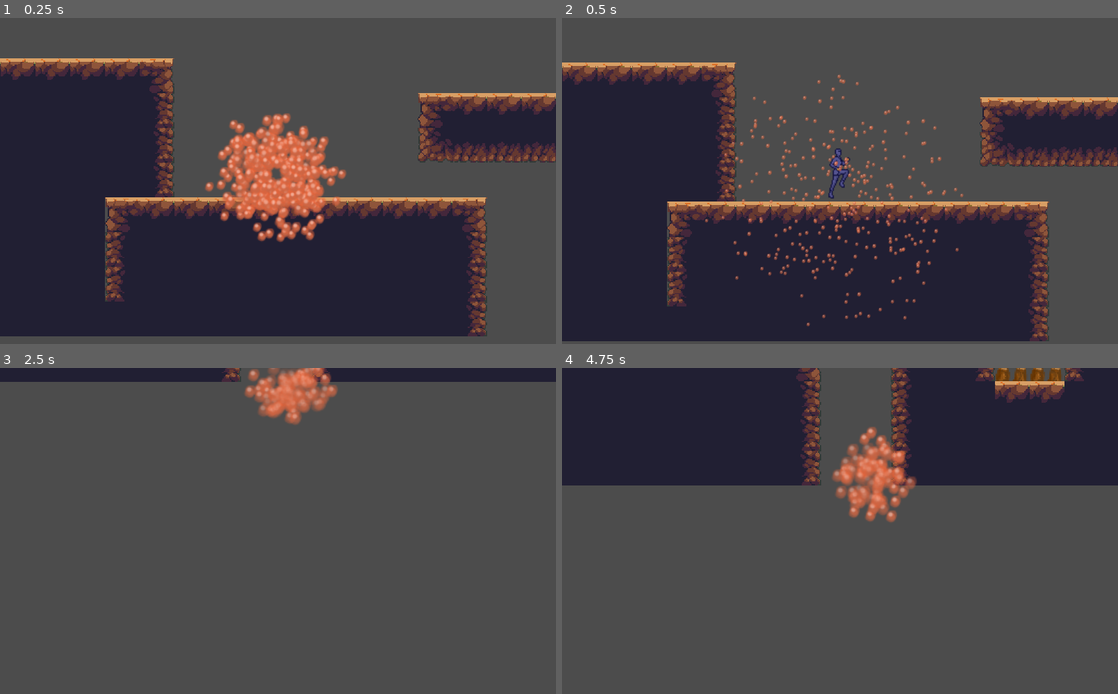
Above: before the commit, frames 1-4 (two rows, left to right).
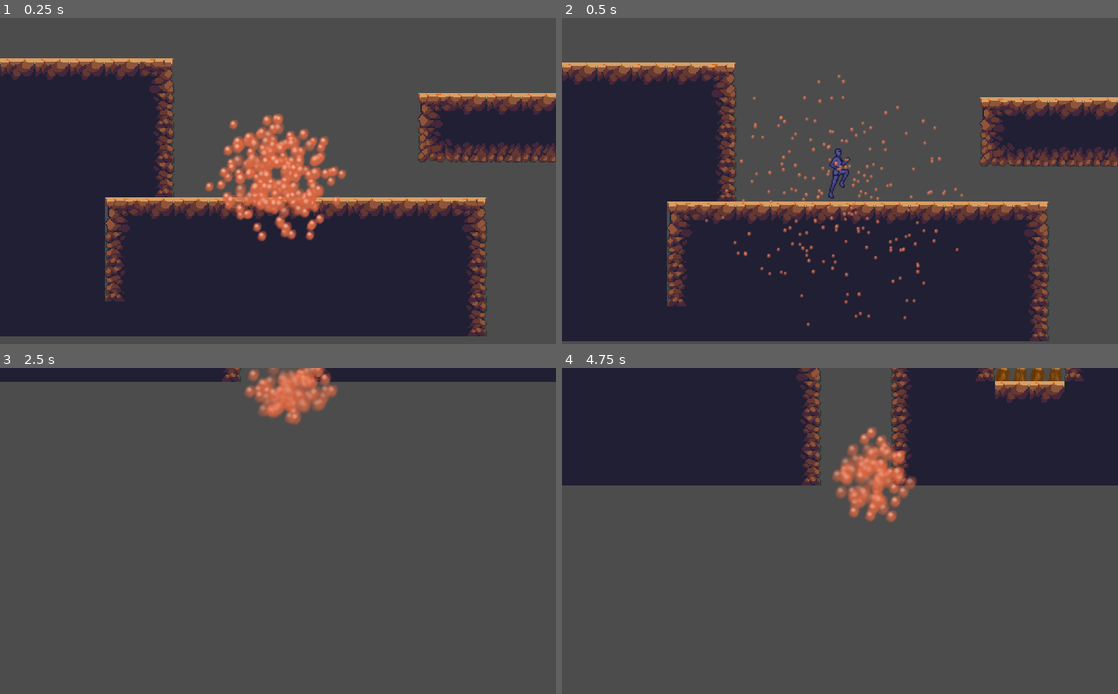
Above: after the commit, the same moments.

Repository: wusca/a-terrible-game
Game: Godot game, scene res://Scenes/Stage.tscn
Same seed, same stepped clock (60 frames per second), same inputs: the game is played once before the commit and once after it.
Inputs:
- Up to frame 1 (0.25 s): no input
- Up to frame 2 (0.5 s): no input
- Up to frame 3 (2.5 s): hold D (move_right) 0.53-2.03 s; tap Up (jump) at 0.77, 1.52 s; hold A (move_left) from 2.03 s (still down)
- Up to frame 4 (4.75 s): release A (move_left) at 2.78 s; hold D (move_right) 2.78-4.28 s; tap Up (jump) at 3.02, 3.77, 4.52 s; hold A (move_left) from 4.28 s (still down)

The runs differ from the first frame. In frame 1, 1.5% of the frame differs, in the area x 39-59%, y 29-69%; in frame 2, 0.6%; in frame 3, less than 0.1%; in frame 4, less than 0.1%.

Commit message:
Give life a purpose

Diff:
--- /dev/null
+++ b/Classes/Purpose.tscn
@@ -0,0 +1,15 @@
+[gd_scene load_steps=2 format=2]
+
+[sub_resource type="RectangleShape2D" id=1]
+extents = Vector2( 8, 8 )
+
+[node name="Purpose" type="Area2D"]
+
+[node name="Label" type="Label" parent="."]
+margin_right = 40.0
+margin_bottom = 14.0
+text = "42"
+
+[node name="CollisionShape2D" type="CollisionShape2D" parent="."]
+position = Vector2( 8, 8 )
+shape = SubResource( 1 )
--- a/Classes/Sawblade.tscn
+++ b/Classes/Sawblade.tscn
@@ -3,8 +3,8 @@
 [ext_resource path="res://Code/obstacle.gd" type="Script" id=1]
 [ext_resource path="res://Art/saw_blade.png" type="Texture" id=2]
 
-[sub_resource type="RectangleShape2D" id=1]
-extents = Vector2( 32, 32 )
+[sub_resource type="CircleShape2D" id=1]
+radius = 24.0
 
 [sub_resource type="Animation" id=2]
 resource_name = "rotate"
@@ -33,7 +33,6 @@
 region_rect = Rect2( 0, 0, 64, 64 )
 
 [node name="CollisionShape2D" type="CollisionShape2D" parent="."]
-visible = false
 position = Vector2( 32, 32 )
 shape = SubResource( 1 )
 
--- a/Code/Level.gd
+++ b/Code/Level.gd
@@ -6,6 +6,7 @@
 	#Calls startup functions
 	default_player_position = get_node("Player").position
 	get_node("Death Area").connect("body_entered", self, "death")
+	get_node("Purpose").connect("body_entered", self, "finish")
 
 
 func respawn(body):
@@ -17,3 +18,7 @@
 func death(body):
 	#Kills the player
 	get_node("Player").death()
+
+func finish(body):
+	#Finish the level
+	get_tree().quit()
--- a/Particles/Materials/DeathExplosion_mat.tres
+++ b/Particles/Materials/DeathExplosion_mat.tres
@@ -27,7 +27,6 @@
 gravity = Vector3( 0, 100, 0 )
 initial_velocity = 200.0
 initial_velocity_random = 0.8
-angular_velocity = 1.0
 orbit_velocity = 0.0
 orbit_velocity_random = 0.0
 damping = 100.0
--- a/Scenes/Stage.tscn
+++ b/Scenes/Stage.tscn
@@ -1,10 +1,11 @@
-[gd_scene load_steps=7 format=2]
+[gd_scene load_steps=8 format=2]
 
 [ext_resource path="res://Code/Level.gd" type="Script" id=1]
 [ext_resource path="res://Classes/Player.tscn" type="PackedScene" id=2]
 [ext_resource path="res://Art/Tiles/JungleDirtTileset.tres" type="TileSet" id=3]
 [ext_resource path="res://Classes/Spikes.tscn" type="PackedScene" id=4]
 [ext_resource path="res://Classes/Sawblade.tscn" type="PackedScene" id=5]
+[ext_resource path="res://Classes/Purpose.tscn" type="PackedScene" id=6]
 
 [sub_resource type="RectangleShape2D" id=1]
 extents = Vector2( 5000, 100 )
@@ -19,7 +20,7 @@
 tile_set = ExtResource( 3 )
 cell_size = Vector2( 32, 32 )
 format = 1
-tile_data = PoolIntArray( 262144, 1, 0, 262145, 1, 0, 262146 …(444 unchanged characters)… 3240, 1, 0, 393241, 1, 0, 393242, 1, 0, 458752, 4, 0, 458753, 4, 0, 458754, 4, 0 …(1528 unchanged characters)…
+tile_data = PoolIntArray( 262144, 1, 0, 262145, 1, 0, 262146 …(444 unchanged characters)… 3240, 1, 0, 393241, 1, 0, 393242, 1, 0, 393243, 1, 0, 393244, 1, 0, 393245, 1, 0, 393246, 1, 0, 393247, 1, 0, 393248, 1, 0, 393249, 1, 0, 458752, 4, 0, 458753, 4, 0, 458754, 4, 0 …(1528 unchanged characters)…
 
 [node name="Death Area" type="Area2D" parent="."]
 
@@ -35,3 +36,9 @@
 
 [node name="Sawblade" parent="." instance=ExtResource( 5 )]
 position = Vector2( 800, 128 )
+
+[node name="Sawblade2" parent="." instance=ExtResource( 5 )]
+position = Vector2( 877.356, 71.7412 )
+
+[node name="Purpose" parent="." instance=ExtResource( 6 )]
+position = Vector2( 995.077, 163.502 )
